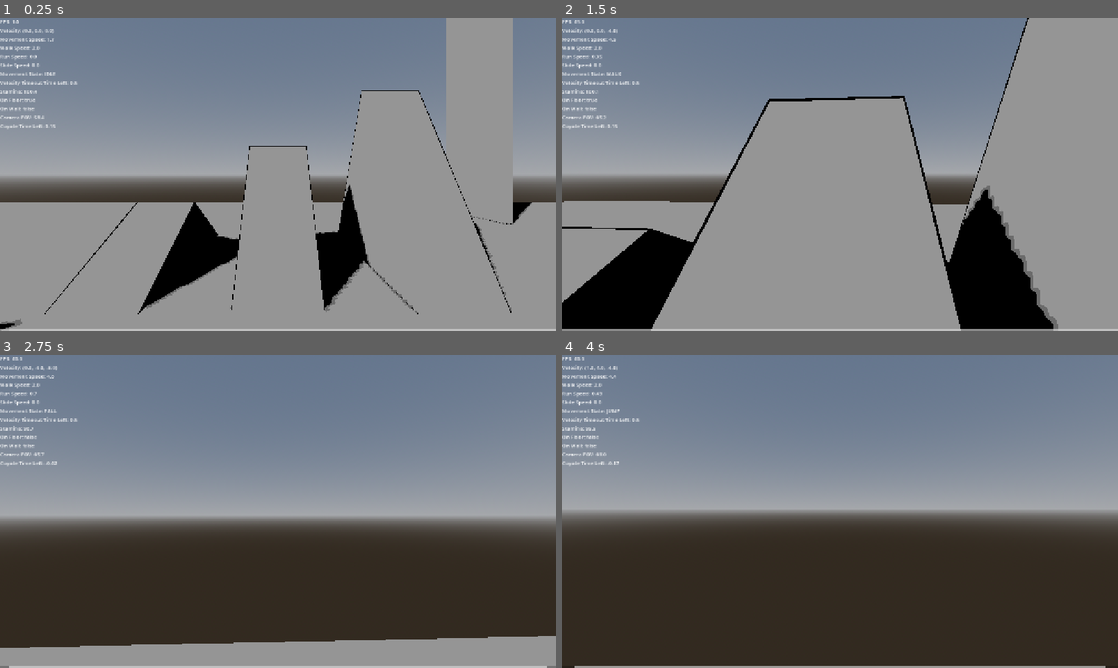
Above: before the commit, frames 1-4 (two rows, left to right).
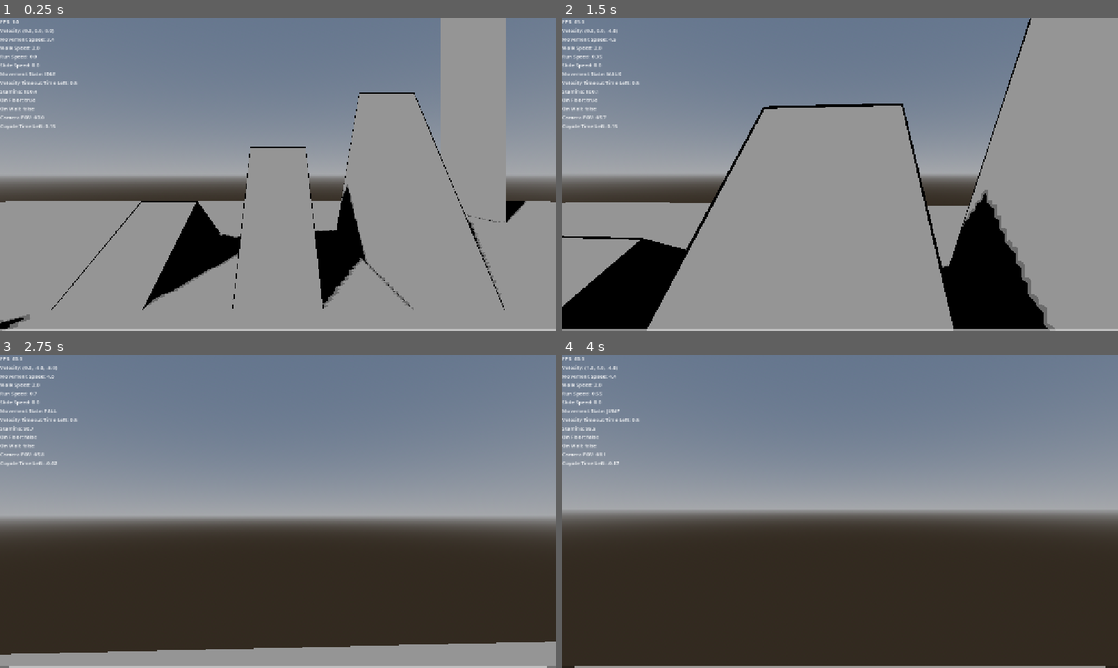
Above: after the commit, the same moments.

Repository: naxemis/multiplayer-fps
Game: Godot game, scene res://scenes/root/root.tscn
The game is run twice, just before and just after one commit, with the same random seed, the same clock (stepped at 60 frames per second) and the same inputs.
Inputs (mouse positions are in pixels of both pictures, inside the frame that each line leads up to):
- Up to frame 1 (0.25 s): no input
- Up to frame 2 (1.5 s): move the mouse to (867, 174) at 0.52 s; hold Shift (run) 0.53-1.28 s; hold W (forward) from 0.53 s (still down); tap Ctrl (change_wall_jump_direction) at 0.77 s; tap C (slide) at 0.8, 1.35 s; move the mouse to (812, 174) at 1.27 s
- Up to frame 3 (2.75 s): keep holding W (forward); tap Ctrl (change_wall_jump_direction) at 1.52 s; tap Space (jump) at 1.55, 2.1 s; move the mouse to (289, 505) at 2.02 s; hold Shift (run) from 2.03 s (still down)
- Up to frame 4 (4 s): keep holding W (forward); move the mouse to (834, 517) at 2.77 s; release Shift (run) at 2.78 s; tap Middle mouse button (free_look) at 2.85 s; tap Ctrl (change_wall_jump_direction) at 3.02, 3.77 s; tap C (slide) at 3.05 s; move the mouse to (878, 514) at 3.52 s; hold Shift (run) from 3.53 s (still down); tap Space (jump) at 3.8 s

The runs differ from the first frame. In frame 1, 3.2% of the frame differs, in the area x 0-99%, y 0-100%; in frame 2, 3.8%, in the area x 0-90%, y 0-100%; in frame 3, 1.9%; in frame 4, less than 0.1%.

Commit message:
refactor(player): extract movement speed to movement controller

Diff:
--- a/scripts/player/components/camera_controller.gd
+++ b/scripts/player/components/camera_controller.gd
@@ -38,6 +38,9 @@
 var _camera_fov: float
 var _context: PlayerContext
 
+func ready(context: PlayerContext) -> void:
+	_context = context
+
 func handle_input(event: InputEvent) -> void:
 	if event.is_action_pressed("free_look"):
 		emit_signal("freelook_started")
@@ -48,12 +51,10 @@
 	_calculate_base_head_rotation(event)
 	_calculate_free_look_rotation(event)
 
-func process(delta: float, context: PlayerContext) -> void:
-	_context = context
-
+func process(delta: float) -> void:
 	_free_look_return(delta)
 	_calculate_head_rotation(_base_head_rotation, _free_look_rotation)
-	_calculate_camera_fov(delta, _context.movement_speed)
+	_calculate_camera_fov(delta, _context.movement_controller.movement_speed)
 
 func get_head_rotation() -> Vector2:
 	return _head_rotation
@@ -93,7 +94,7 @@
 	_context.head.rotation = Vector3(_head_rotation.x, _head_rotation.y, 0.0)
 
 func _calculate_camera_fov(delta: float, movement_speed: float) -> void:
-	var base_camera_fov: float = default_camera_fov - (_context.walk_speed + _context.crouch_speed)
+	var base_camera_fov: float = default_camera_fov - (_context.movement_controller.walk_speed + _context.movement_controller.crouch_speed)
 	var fov_speed_buff: float = movement_speed * fov_speed_buff_factor
 
 	_camera_fov = base_camera_fov + fov_speed_buff
--- a/scripts/player/components/movement_controller.gd
+++ b/scripts/player/components/movement_controller.gd
@@ -1,5 +1,11 @@
 class_name MovementController
 extends Node
+
+# TODO: Extract movement directions logic from player.gd script to this component
+
+# TODO: Extract intertia logic from player.gd script to this component
+
+# TODO: Extract velocity calculation logic from player.gd script to this component
 
 # Signals
 
@@ -8,6 +14,30 @@
 # @export vars
 @export_category("Velocity Timeout")
 @export var time_before_velocity_timeout: float = 0.5 # how long player have to walk into wall before timeout
+
+@export_category("Crouching and Walking")
+@export var crouch_speed: float = 2.0
+@export var walk_speed: float = 2.0
+
+@export_category("Running")
+@export var max_run_speed: float = 2.5
+@export var run_speed_increase: float = 1.0
+@export var run_walk_decrease: float = 2.5
+@export var run_crouch_decrease: float = 4.0
+
+@export_category("Sliding")
+@export var max_slide_speed: float = 2.5
+
+@export var slide_buff_multiplier: float = 0.15 # multiplies (after adding slope_interference) slide buff from floor_speed
+@export var slope_uphill_brake_factor: float = 0.85 # how much uphill brakes slide
+@export var slope_downhill_boost_factor: float = 0.5 # how much downhill boosts slide
+
+@export var slide_run_decrease: float = 0.05 # decrease when switching to running
+@export var slide_walk_decrease: float = 2.5 # decrease when switching to walking
+@export var slide_crouch_decrease: float = 4.0 # decrease when switching to crouching
+
+@export_category("Speed Inertia")
+@export var speed_inertia: float = 7.5
 
 # Public vars
 var velocity_timeout: bool = false # true - player is walking into wall for too long time
@@ -18,11 +48,11 @@
 # @onready vars
 
 # _init / _ready
+func ready(context: PlayerContext) -> void:
+	_context = context
 
 # Engine callbacks (_process, _physics_process, _input, _unhandled_input, etc.)
-func physics_process(delta: float, context: PlayerContext) -> void:
-	_context = context
-
+func physics_process(delta: float) -> void:
 	_get_velocity_timeout(delta)
 
 # Public methods (component APIs)
@@ -44,3 +74,53 @@
 		velocity_timeout = true
 	else:
 		velocity_timeout = false
+
+#region Movement Speed
+var movement_speed: float = 0.0
+
+var run_speed: float = 0.0
+
+var slide_speed: float = 0.0
+
+func _walk() -> void:
+	var delta: float = get_physics_process_delta_time()
+
+	run_speed -= run_walk_decrease * delta
+	run_speed = clampf(run_speed, 0.0, max_run_speed)
+
+	var floor_speed: float = crouch_speed + walk_speed + run_speed
+	slide_speed -= floor_speed * slide_walk_decrease * delta
+	slide_speed = clampf(slide_speed, 0.0, max_slide_speed)
+
+func _run() -> void:
+	var delta: float = get_physics_process_delta_time()
+
+	run_speed += run_speed_increase * delta
+	run_speed = clampf(run_speed, 0.0, max_run_speed)
+
+	var floor_speed: float = crouch_speed + walk_speed + run_speed
+	slide_speed -= floor_speed * slide_run_decrease * delta
+	slide_speed = clampf(slide_speed, 0.0, max_slide_speed)
+
+func _slide() -> void:
+	var delta: float = get_physics_process_delta_time()
+
+	var calculating_slope: Vector3 = _context.floor_normal * _context.forward_vector
+	var slope_value: float = calculating_slope.z + calculating_slope.x
+	var slope_factor: float = slope_uphill_brake_factor if slope_value < 0.0 else slope_downhill_boost_factor
+	var slope_interference: float = slope_value * slope_factor
+
+	var floor_speed: float = crouch_speed + walk_speed + run_speed
+	var actual_slide_buff: float = floor_speed * (slide_buff_multiplier + slope_interference)
+
+	slide_speed += actual_slide_buff * delta
+	slide_speed = clampf(slide_speed, -floor_speed, max_slide_speed)
+
+func _crouch_or_other() -> void:
+	var delta: float = get_physics_process_delta_time()
+
+	run_speed -= run_crouch_decrease * delta
+	run_speed = clampf(run_speed, 0.0, max_run_speed)
+
+	slide_speed -= slide_crouch_decrease * delta
+	slide_speed = clampf(slide_speed, 0.0, max_slide_speed)
--- a/scripts/player/components/movement_state_machine.gd
+++ b/scripts/player/components/movement_state_machine.gd
@@ -25,13 +25,13 @@
 # @onready vars
 
 # _init / _ready
-func _ready() -> void:
+func ready(context: PlayerContext) -> void:
+	_context = context
+
 	_create_ray_casts()
 
 # Engine callbacks (_process, _physics_process, _input, _unhandled_input, etc.)
-func physics_process(delta: float, context: PlayerContext) -> void:
-	_context = context
-
+func physics_process(delta: float) -> void:
 	_calculate_coyote_time(delta)
 	_reset_double_jump()
 	_current_state = _update_state()
--- a/scripts/player/components/player_context.gd
+++ b/scripts/player/components/player_context.gd
@@ -1,10 +1,11 @@
 class_name PlayerContext
 extends RefCounted
 
-# TODO: In context add that gives a link to certain components (f.e. instead of stamin: float do stamina: StaminaComponent)
-# TODO: and then in the state machine we can call stamina.consume(amount) or something like that.
-# TODO: This way we can avoid having to pass the whole player reference to the context
-# TODO: and also avoid having to have a reference to the state machine in the stamina component (which would create a circular reference).
+# TODO (Extracting values to PlayerContext):
+# In context add a link to certain components (f.e. instead of "var stamin: float" do "var stamina: StaminaComponent")
+# and then in the state machine we can call stamina.consume(amount) or something like that.
+# This way we can avoid having to pass the whole player reference to the context
+# and also avoid having to have a reference to the state machine in the stamina component (which would create a circular reference).
 
 # Scene node references
 var head: Node3D
@@ -16,8 +17,6 @@
 var movement_controller: MovementController
 
 # Static variables
-var walk_speed: float
-var crouch_speed: float
 var stamina_safe_zone: float
 var jump_stamina_drain: float
 var double_jump_stamina_drain: float
@@ -32,5 +31,6 @@
 var is_on_wall_only: bool
 var velocity: Vector3
 var movement_directions: Vector3
-var movement_speed: float
 var stamina: float
+var floor_normal: Vector3
+var forward_vector: Vector3
--- a/scripts/player/player.gd
+++ b/scripts/player/player.gd
@@ -44,90 +44,6 @@
 
 	$CollisionAnimationTree["parameters/State Blend/blend_amount"] = collision_blend_amount
 #endregion
-
-#region Movement Speed
-var movement_speed: float = 0.0
-
-@export_category("Crouching and Walking")
-@export var crouch_speed: float = 2.0
-@export var walk_speed: float = 2.0
-var current_walk_speed: float = 0.0
-
-@export_category("Running")
-var run_speed: float = 0.0
-@export var max_run_speed: float = 2.5
-
-@export var run_speed_increase: float = 1.0
-@export var run_walk_decrease: float = 2.5
-@export var run_crouch_decrease: float = 4.0
-
-@export_category("Sliding")
-var slide_speed: float = 0.0
-@export var max_slide_speed: float = 2.5
-
-@export var slide_buff_multiplier: float = 0.15 # multiplies (after adding slope_interference) slide buff from floor_speed
-@export var slope_uphill_brake_factor: float = 0.85 # how much uphill brakes slide
-@export var slope_downhill_boost_factor: float = 0.5 # how much downhill boosts slide
-
-@export var slide_run_decrease: float = 0.05 # decrease when switching to running
-@export var slide_walk_decrease: float = 2.5 # decrease when switching to walking
-@export var slide_crouch_decrease: float = 4.0 # decrease when switching to crouching
-
-@export_category("Speed Inertia")
-@export var speed_inertia: float = 7.5
-
-func _walk() -> void:
-	var delta: float = get_physics_process_delta_time()
-
-	current_walk_speed = walk_speed
-
-	run_speed -= run_walk_decrease * delta
-	run_speed = clampf(run_speed, 0.0, max_run_speed)
-
-	var floor_speed: float = crouch_speed + current_walk_speed + run_speed
-	slide_speed -= floor_speed * slide_walk_decrease * delta
-	slide_speed = clampf(slide_speed, 0.0, max_slide_speed)
-
-func _run() -> void:
-	var delta: float = get_physics_process_delta_time()
-
-	current_walk_speed = walk_speed
-
-	run_speed += run_speed_increase * delta
-	run_speed = clampf(run_speed, 0.0, max_run_speed)
-
-	var floor_speed: float = crouch_speed + current_walk_speed + run_speed
-	slide_speed -= floor_speed * slide_run_decrease * delta
-	slide_speed = clampf(slide_speed, 0.0, max_slide_speed)
-
-func _slide() -> void:
-	var delta: float = get_physics_process_delta_time()
-
-	current_walk_speed = walk_speed
-
-	var floor_normal: Vector3 = get_floor_normal()
-	var forward_vector: Vector3 = -transform.basis.z
-	var calculating_slope: Vector3 = floor_normal * forward_vector
-	var slope_value: float = calculating_slope.z + calculating_slope.x
-	var slope_factor: float = slope_uphill_brake_factor if slope_value < 0.0 else slope_downhill_boost_factor
-	var slope_interference: float = slope_value * slope_factor
-
-	var floor_speed: float = crouch_speed + current_walk_speed + run_speed
-	var actual_slide_buff: float = floor_speed * (slide_buff_multiplier + slope_interference)
-
-	slide_speed += actual_slide_buff * delta
-	slide_speed = clampf(slide_speed, -floor_speed, max_slide_speed)
-
-func _crouch_or_other() -> void:
-	var delta: float = get_physics_process_delta_time()
-
-	current_walk_speed = 0.0
-
-	run_speed -= run_crouch_decrease * delta
-	run_speed = clampf(run_speed, 0.0, max_run_speed)
-
-	slide_speed -= slide_crouch_decrease * delta
-	slide_speed = clampf(slide_speed, 0.0, max_slide_speed)
 
 #region Stamina
 @export_category("Movement Stamina")
@@ -255,7 +171,7 @@
 		reset_wall_jumping_directions()
 
 		# calculates and clamps vertical jump force after wall jumping
-		var vertical_jump: float = movement_speed * vertical_jump_multiplier
+		var vertical_jump: float = _context.movement_controller.movement_speed * vertical_jump_multiplier
 		vertical_jump = clampf(vertical_jump, min_vertical_jump, max_vertical_jump)
 
 		# gives player slight jump in vertical direction depending on his speed; more speed = bigger jump
@@ -280,33 +196,35 @@
 	var transform_z: Vector3 = global_transform.basis.z * inertia_movement_directions.z
 
 	if _context.state_machine._current_state != _context.state_machine.MovementStates.WALL_JUMP:
-		velocity = (transform_x + transform_z) * movement_speed + transform_y
-	else:
-		velocity = wall_jump_direction * movement_speed + transform_y
+		velocity = (transform_x + transform_z) * _context.movement_controller.movement_speed + transform_y
+	else:
+		velocity = wall_jump_direction * _context.movement_controller.movement_speed + transform_y
 
 
 	move_and_slide()
 
-var current_movement_logic: Callable = _crouch_or_other
+var current_movement_logic: Callable
 
 func _on_state_changed(new_state):
 	var states := _context.state_machine.MovementStates
 
 	match new_state:
 		states.IDLE, states.CROUCH:
-			current_movement_logic = _crouch_or_other
+			current_movement_logic = _context.movement_controller._crouch_or_other
 		states.WALK:
-			current_movement_logic = _walk
+			current_movement_logic = _context.movement_controller._walk
 		states.RUN:
-			current_movement_logic = _run
+			current_movement_logic = _context.movement_controller._run
 		states.SLIDE:
-			current_movement_logic = _slide
+			current_movement_logic = _context.movement_controller._slide
 		states.JUMP: _jump()
 		states.DOUBLE_JUMP: _double_jump()
 		states.WALL_JUMP: _wall_jump()
 
 var _context: PlayerContext = PlayerContext.new()
 
+# TODO: Move context initialization to a function in PlayerContext and then call it from corresponding engine callbacks in Player script
+
 func _init_context() -> void:
 	_context.head = %Head
 	_context.camera = %Camera
@@ -315,8 +233,6 @@
 	_context.state_machine = $MovementStateMachine
 	_context.movement_controller = $MovementController
 
-	_context.walk_speed = walk_speed
-	_context.crouch_speed = crouch_speed
 	_context.stamina_safe_zone = stamina_safe_zone
 	_context.jump_stamina_drain = jump_stamina_drain
 	_context.double_jump_stamina_drain = double_jump_stamina_drain
@@ -332,8 +248,9 @@
 	_context.is_on_wall_only = is_on_wall_only()
 	_context.velocity = velocity
 	_context.movement_directions = movement_directions
-	_context.movement_speed = movement_speed
 	_context.stamina = stamina
+	_context.floor_normal = get_floor_normal()
+	_context.forward_vector = -transform.basis.z
 
 func _unhandled_input(event: InputEvent) -> void:
 	_context.camera_controller.handle_input(event)
@@ -343,21 +260,27 @@
 
 	_init_context()
 
+	_context.camera_controller.ready(_context)
+	_context.state_machine.ready(_context)
+	_context.movement_controller.ready(_context)
+
+	current_movement_logic = _context.movement_controller._crouch_or_other
+
 	_context.state_machine.state_changed.connect(_on_state_changed)
 
 @onready var movement_states_array: Array[String] = ["IDLE", "WALK", "RUN", "CROUCH", "SLIDE", "JUMP", "DOUBLE_JUMP", "WALL_JUMP", "FALL"]
 func _process(delta: float) -> void:
-	_context.camera_controller.process(delta, _context)
+	_context.camera_controller.process(delta)
 
 	_build_process_context()
 
 	%Debug.text = str(
 		"FPS: ", Engine.get_frames_per_second(), "\n",
 		"Velocity: ", round(velocity), "\n",
-		"Movement Speed: ", snappedf(movement_speed, 0.1), "\n",
-		"Walk Speed: ", snappedf(walk_speed, 0.01), "\n",
-		"Run Speed: ", snappedf(run_speed, 0.01), "\n",
-		"Slide Speed: ", snappedf(slide_speed, 0.01), "\n",
+		"Movement Speed: ", snappedf(_context.movement_controller.movement_speed, 0.1), "\n",
+		"Walk Speed: ", snappedf(_context.movement_controller.walk_speed, 0.01), "\n",
+		"Run Speed: ", snappedf(_context.movement_controller.run_speed, 0.01), "\n",
+		"Slide Speed: ", snappedf(_context.movement_controller.slide_speed, 0.01), "\n",
 		"Movement State: ", movement_states_array[_context.state_machine._current_state], "\n",
 		"Velocity Timeout Time Left: ", _context.movement_controller._velocity_timeout_time_left, "\n",
 		"Stamina: ", snappedf(stamina, 0.1), "\n",
@@ -375,16 +298,16 @@
 
 	_build_physics_context()
 
-	_context.state_machine.physics_process(delta, _context)
+	_context.state_machine.physics_process(delta)
 
 	current_movement_logic.call()
 
-	_context.movement_controller.physics_process(delta, _context)
-
-	var floor_speed: float = crouch_speed + current_walk_speed + run_speed
-	var speed_before_inertia: float = maxf(0.0, floor_speed + slide_speed)
-
-	movement_speed = lerpf(movement_speed, speed_before_inertia, 1.0 - exp(-speed_inertia * delta))
+	_context.movement_controller.physics_process(delta)
+
+	var floor_speed: float = _context.movement_controller.crouch_speed + _context.movement_controller.walk_speed + _context.movement_controller.run_speed
+	var speed_before_inertia: float = maxf(0.0, floor_speed + _context.movement_controller.slide_speed)
+
+	_context.movement_controller.movement_speed = lerpf(_context.movement_controller.movement_speed, speed_before_inertia, 1.0 - exp(-_context.movement_controller.speed_inertia * delta))
 
 	_gravity(delta)
 	movement_velocity()
